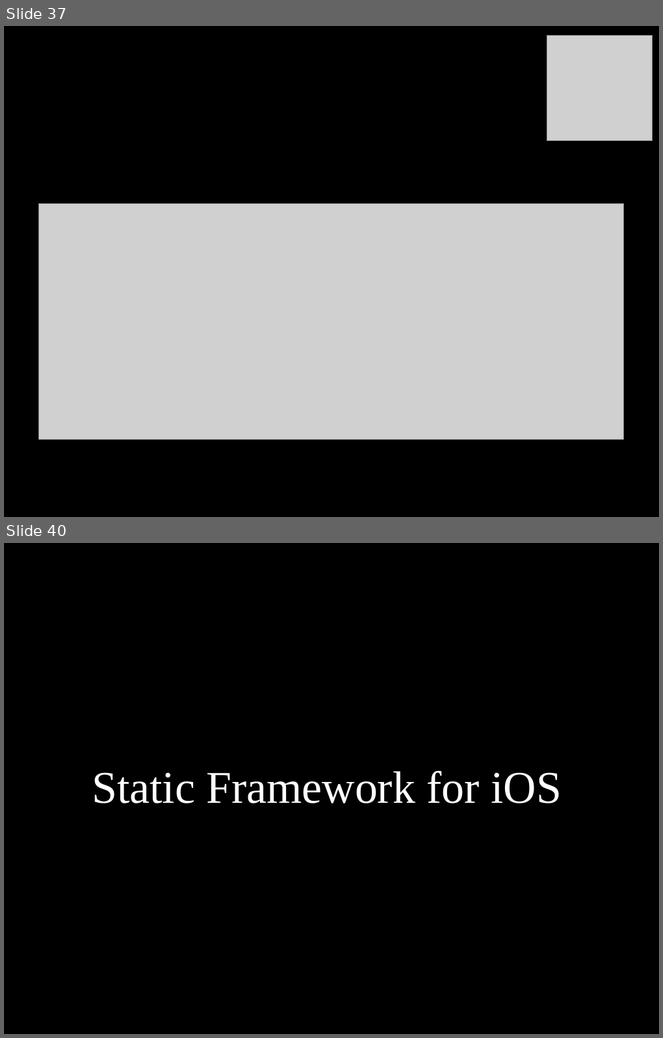
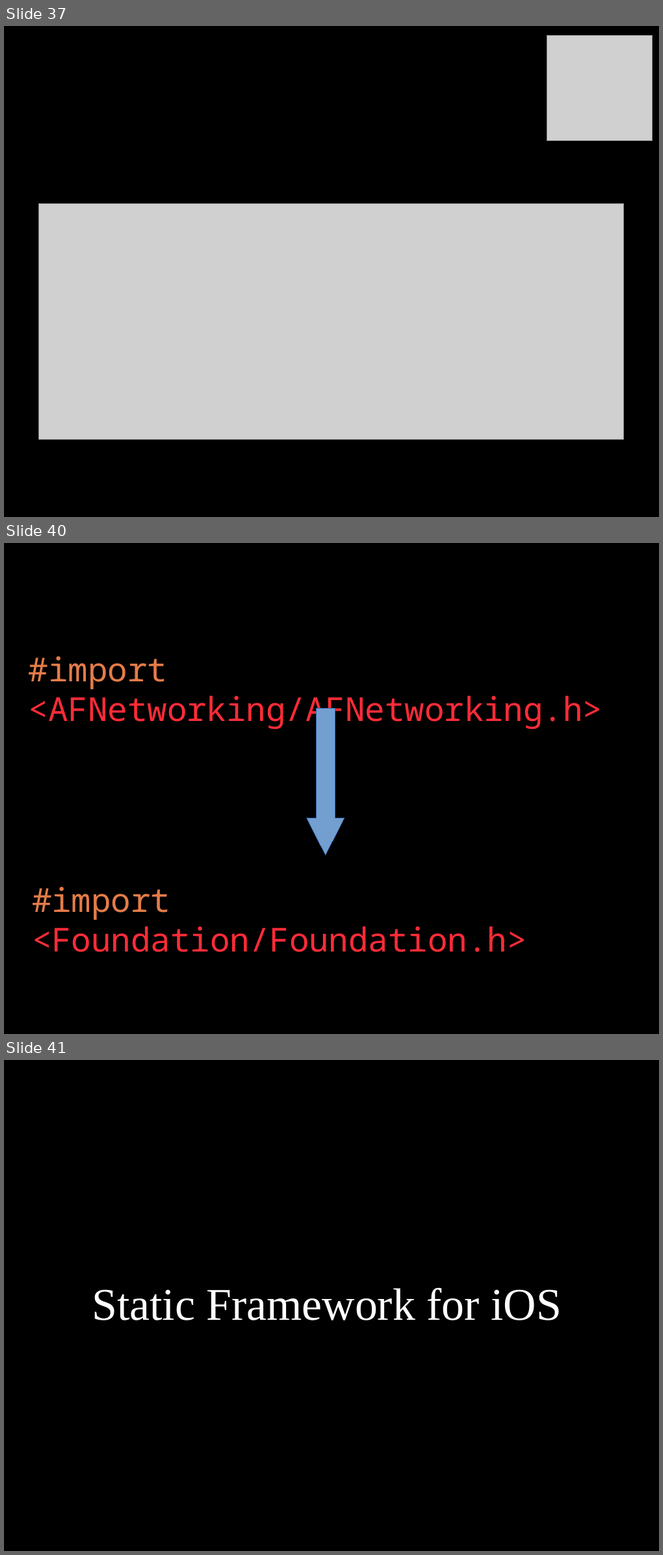
Before and after one commit to dodikk/StaticLib-Slides, a slide deck: Libraries-GoingNative.odp. Shown one above the other, each under a label of ours: slides 37 and 40 before the commit, slides 37, 40 and 41 after it; the slides between them are not shown. The pictures are 663x1038 and 663x1555 pixels, drawn with LibreOffice and Linux fonts; fonts in the diff are those of the drawing; grey boxes stand for pictures. Boxes give left, top, right and bottom in pixels: in the first picture for what was removed or moved away, otherwise in the second. Text is boxed around its words. In the diff, an @@ line names an element or a change of style, - is before the commit and + after.

```diff
--- a/Libraries-GoingNative.odp
+++ b/Libraries-GoingNative.odp
@@ slide 40 added at (x1=4, y1=543, x2=659, y2=1034), background #000000 @@
@@ text added at (x1=29, y1=656, x2=603, y2=730), 40 pt, text #FF2C38 @@
+#import <AFNetworking/AFNetworking.h>
@@ down arrow added at (x1=307, y1=709, x2=345, y2=855), fill #729FCF, outline #3465AF 0 pt @@
@@ text added at (x1=32, y1=887, x2=527, y2=953), 40 pt, text #FF2C38 @@
+#import <Foundation/Foundation.h>
@@ what was slide 40 is now slide 41 @@
```
Also in this commit, not shown: 3 slides changed, 4 other slides added, 2 other files.
